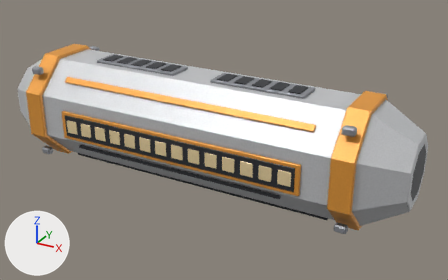
Renders of the FBX model SpaceStation/Assets/_Project/Art/Models/Modules/SM_Habitat.fbx from each side of a commit.
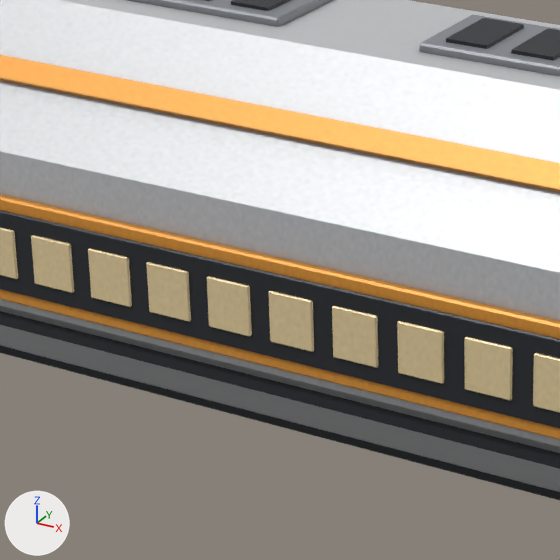
Old and new are each drawn whole from a camera (50 mm lens) standing at (0.829, -2.19, 1.054) and looking at (-0.392, 0.029, -0.056) and again close up on the part from 23% to 55% of the width and 25% to 77% of the height. The axes (+X, +Y, +Z) are drawn at lower left. The lights are the same throughout. The older version's two pictures come first. The close-ups show mesh edges as thin lines. Where no turn or scale is listed for an object, it has been applied to the vertices.

The older version as bpy lines, for what is in view:
```python
me_smn_habitat_001 = bpy.data.meshes.new('SMN_Habitat.001')
me_smn_habitat_001.from_pydata(...)  # 1392 vertices, 1488 faces; spans x -1.46..0.46, y -0.25..0.25, z -0.25..0.25
me_smn_habitat_001.materials.append(mat_tex_habitat)  # picture img_t_habitat_basecolor_png
ob_smn_habitat = bpy.data.objects.new('SMN_Habitat', me_smn_habitat_001)
ob_smn_habitat.location = (0.0, 0.0, 0.0)
```
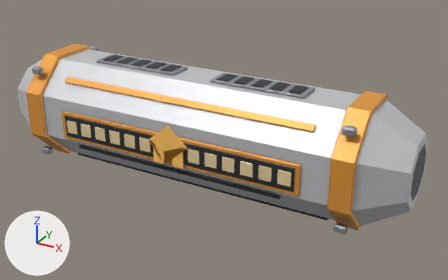
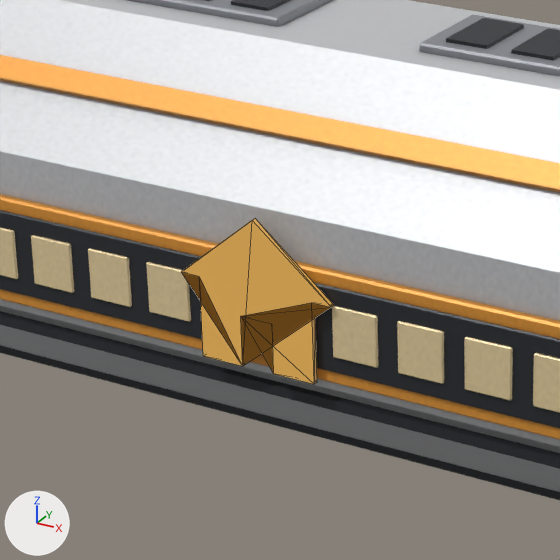
Changed parts and their boxes (x1, y1, x2, y2) in the close-ups (560 x 560 px):
'Emblem_Habitat', added (orange)
    after: (181, 219, 334, 384)

The change, as a list of edits to the scene's bpy script:
```text
Add mat_fx_fluororange:
    mat_fx_fluororange = principled_material('FX_FluorOrange')
    mat_fx_fluororange.base_color = (1.0, 0.55, 0.12)  # orange #ffc461
    mat_fx_fluororange.roughness = 0.3
Add me_emblem_habitat_001:
    me_emblem_habitat_001.from_pydata(...)  # 22 vertices, 40 faces; spans x -0.596..-0.404, y -0.258..-0.252, z -0.084..0.092
    me_emblem_habitat_001.materials.append(mat_fx_fluororange)  # orange #ffc461
Add ob_emblem_habitat:
    ob_emblem_habitat = bpy.data.objects.new('Emblem_Habitat', me_emblem_habitat_001)
    ob_emblem_habitat.location = (0.0, 0.0, 0.0)
```
